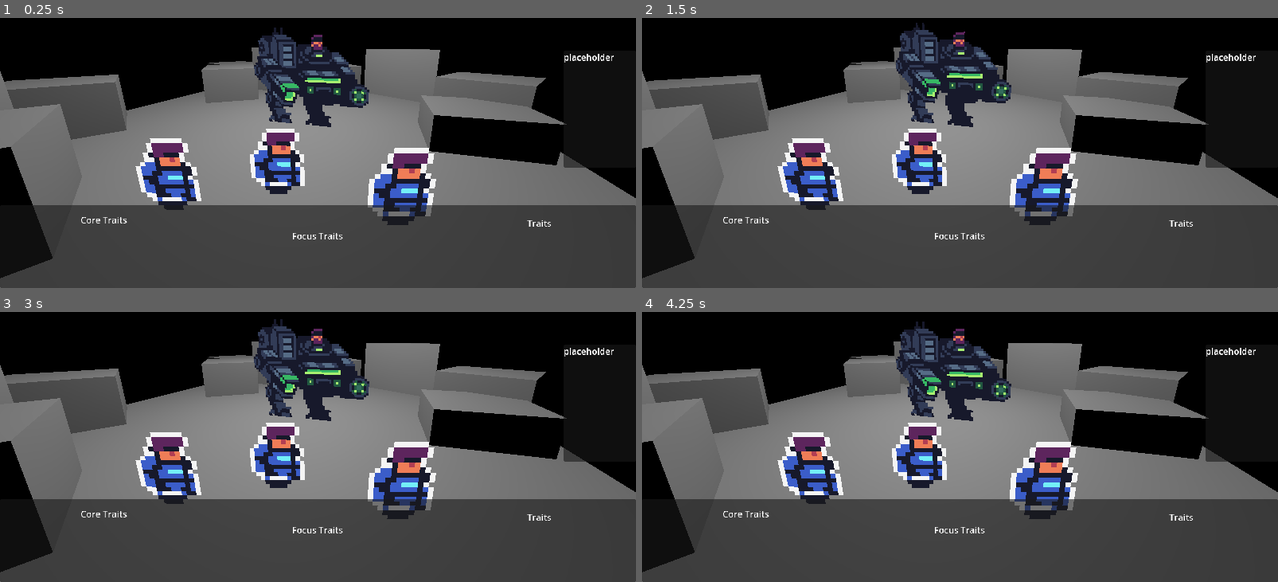
Above: before the commit, frames 1-4 (two rows, left to right).
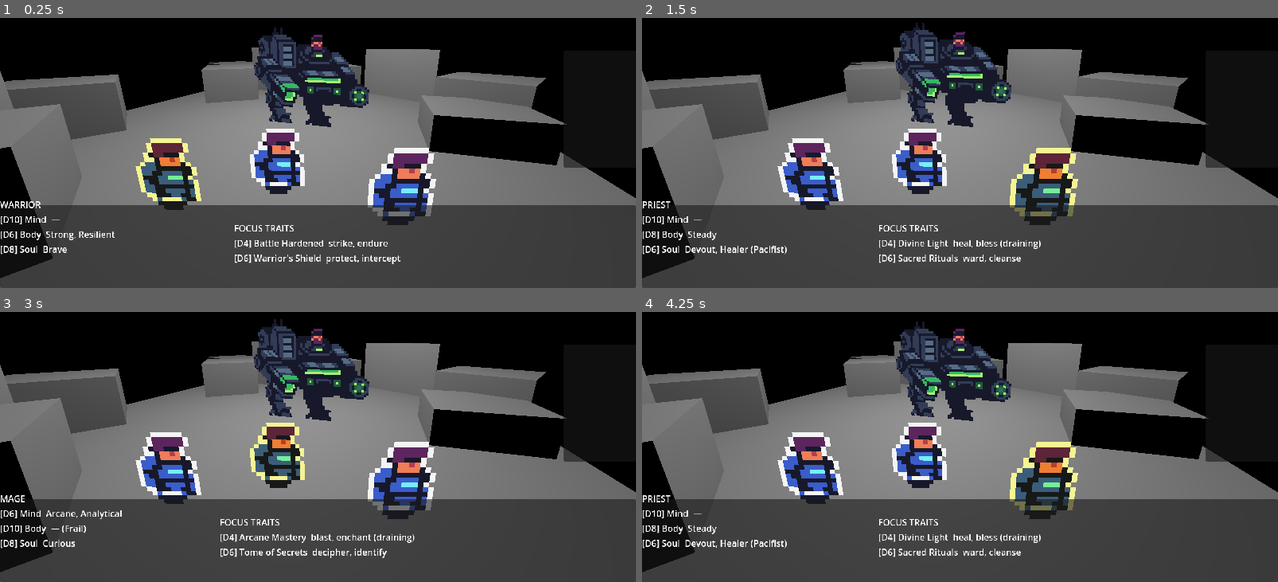
Above: after the commit, the same moments.

Repository: fabvarisco/shift-game-jam
Game: Godot game, scene res://assets/placeholder/combat_sandbox.tscn
The game is run twice, just before and just after one commit, with the same random seed, the same clock (stepped at 60 frames per second) and the same inputs. This scene is started directly instead of the project's main scene.
Inputs (mouse positions are in pixels of both pictures, inside the frame that each line leads up to):
- Up to frame 1 (0.25 s): no input
- Up to frame 2 (1.5 s): tap Enter (ui_accept) at 0.5, 0.77 s; move the mouse to (1099, 90) at 0.52 s; tap Tab at 0.6, 1.35 s; click (1099, 90) at 0.67 s; move the mouse to (832, 126) at 1.27 s; click (832, 126) at 1.42 s
- Up to frame 3 (3 s): tap Enter (ui_accept) at 1.52 s; move the mouse to (381, 325) at 2.02 s; tap Tab at 2.1, 2.85 s; click (381, 325) at 2.17 s; move the mouse to (286, 474) at 2.77 s; click (286, 474) at 2.92 s
- Up to frame 4 (4.25 s): tap Enter (ui_accept) at 3.02, 3.77 s; move the mouse to (1150, 457) at 3.52 s; tap Tab at 3.6 s; click (1150, 457) at 3.67 s

The runs differ from the first frame. In frame 1, 2.8% of the frame differs, in the area x 0-97%, y 13-92%; in frame 2, 3.1%, in the area x 0-97%, y 13-91%; in frame 3, 2.6%; in frame 4, 3.1%.

Commit message:
wip combat ui

Diff:
--- a/assets/placeholder/combat_sandbox.tscn
+++ b/assets/placeholder/combat_sandbox.tscn
@@ -1,7 +1,6 @@
-[gd_scene load_steps=9 format=3 uid="uid://bavwijjwwwt7a"]
+[gd_scene load_steps=8 format=3 uid="uid://bavwijjwwwt7a"]
 
 [ext_resource type="PackedScene" uid="uid://d2j67qiy4o7p3" path="res://scenes/combat/combat_master.tscn" id="1_3pn2o"]
-[ext_resource type="PackedScene" uid="uid://du48cpbxgkshn" path="res://scenes/combat/combat_ui.tscn" id="2_yb411"]
 [ext_resource type="PackedScene" uid="uid://wugy0pn73qjh" path="res://assets/placeholder/obstacle_1.tscn" id="3_ha2qg"]
 [ext_resource type="PackedScene" uid="uid://cnh8hyqnkk2mp" path="res://assets/placeholder/sprites/entity_combat.tscn" id="4_wc4or"]
 [ext_resource type="Resource" uid="uid://b1warriortst1" path="res://resources/characters/character_warrior.tres" id="5_hocni"]
@@ -10,8 +9,6 @@
 [ext_resource type="Resource" uid="uid://b4bosstest01" path="res://resources/characters/boss_test.tres" id="8_hocni"]
 
 [node name="CombatSandbox" instance=ExtResource("1_3pn2o")]
-
-[node name="CombatUI" parent="." index="0" instance=ExtResource("2_yb411")]
 
 [node name="Obstacle1" parent="Enviroment" index="1" instance=ExtResource("3_ha2qg")]
 transform = Transform3D(0.36130092, 0, 0, 0, 0.5777379, 0, 0, 0, 0.33171624, 0.7425703, -0.15728432, 0)
@@ -43,7 +40,7 @@
 [node name="Obstacle7" parent="Enviroment" index="10" instance=ExtResource("3_ha2qg")]
 transform = Transform3D(0.45176026, 0, -0.047334738, 0, 0.81777877, 0, 0.2785338, 0, 0.07677326, 0.49104583, -0.07794279, -0.7402838)
 
-[node name="Camera3D" parent="." index="2"]
+[node name="Camera3D" parent="." index="1"]
 transform = Transform3D(0.96073073, -0.07351903, 0.2675657, 0, 0.96426207, 0.26495034, -0.27748233, -0.2545459, 0.92639625, 0.3956747, 0.3575473, 0.9919565)
 
 [node name="Warrior" parent="PlayerParty" index="0" instance=ExtResource("4_wc4or")]
--- a/assets/placeholder/sprites/entity_combat.tscn
+++ b/assets/placeholder/sprites/entity_combat.tscn
@@ -1,6 +1,9 @@
-[gd_scene load_steps=2 format=3 uid="uid://cnh8hyqnkk2mp"]
+[gd_scene load_steps=3 format=3 uid="uid://cnh8hyqnkk2mp"]
 
 [ext_resource type="Script" uid="uid://dxtq3orelormk" path="res://scripts/combat/entity_combat.gd" id="1_script"]
+
+[sub_resource type="BoxShape3D" id="BoxShape3D_click"]
+size = Vector3(0.5, 1.0, 0.5)
 
 [node name="EntityCombat" type="Node3D"]
 script = ExtResource("1_script")
@@ -8,3 +11,8 @@
 [node name="Sprite" type="AnimatedSprite3D" parent="."]
 texture_filter = 0
 autoplay = "default"
+
+[node name="Area3D" type="Area3D" parent="."]
+
+[node name="CollisionShape3D" type="CollisionShape3D" parent="Area3D"]
+shape = SubResource("BoxShape3D_click")
--- a/project.godot
+++ b/project.godot
@@ -29,6 +29,10 @@
 
 enabled=PackedStringArray("res://addons/rpg_dialog_system/plugin.cfg")
 
+[internationalization]
+
+locale/translations=PackedStringArray("res://addons/rpg_dialog_system/dialogs/example.en.translation", "res://addons/rpg_dialog_system/dialogs/example.pt_BR.translation")
+
 [network]
 
 tls/certificate_bundle_override="/etc/ssl/certs/ca-certificates.crt"
--- a/resources/characters/boss_test.tres
+++ b/resources/characters/boss_test.tres
@@ -7,27 +7,18 @@
 [sub_resource type="Resource" id="Resource_body"]
 script = ExtResource("2_trait")
 keywords = Array[String](["Massive", "Armored"])
-dice = 4
-metadata/_custom_type_script = "uid://caved0l2c4nol"
-
-[sub_resource type="Resource" id="Resource_mental"]
-script = ExtResource("2_trait")
-keywords = Array[String](["Cunning"])
-dice = 2
 metadata/_custom_type_script = "uid://caved0l2c4nol"
 
 [sub_resource type="Resource" id="Resource_soul"]
 script = ExtResource("2_trait")
 drawbacks = Array[String](["Wrathful"])
 keywords = Array[String](["Menacing"])
-dice = 2
 metadata/_custom_type_script = "uid://caved0l2c4nol"
 
 [resource]
 script = ExtResource("1_stats")
 name = "Boss"
 sprite = ExtResource("3_frames")
-mental = SubResource("Resource_mental")
 body = SubResource("Resource_body")
 soul = SubResource("Resource_soul")
 metadata/_custom_type_script = "uid://crxa525j8eiet"
--- a/resources/characters/character_mage.tres
+++ b/resources/characters/character_mage.tres
@@ -7,25 +7,47 @@
 [sub_resource type="Resource" id="Resource_body"]
 script = ExtResource("2_trait")
 drawbacks = Array[String](["Frail"])
+description = "A body neglected in favor of study — easily worn down."
+die = 3
 metadata/_custom_type_script = "uid://caved0l2c4nol"
 
-[sub_resource type="Resource" id="Resource_mental"]
+[sub_resource type="Resource" id="Resource_focus_primary"]
 script = ExtResource("2_trait")
-keywords = Array[String](["Arcane", "Scholar"])
-dice = 3
+drawbacks = Array[String](["draining"])
+keywords = Array[String](["blast", "enchant"])
+description = "Raw magical power channeled through years of grueling study."
+metadata/_custom_type_script = "uid://caved0l2c4nol"
+
+[sub_resource type="Resource" id="Resource_focus_secondary"]
+script = ExtResource("2_trait")
+keywords = Array[String](["decipher", "identify"])
+description = "An ancient compendium of arcane lore and forgotten secrets."
+die = 1
+metadata/_custom_type_script = "uid://caved0l2c4nol"
+
+[sub_resource type="Resource" id="Resource_mind"]
+script = ExtResource("2_trait")
+keywords = Array[String](["Arcane", "Analytical"])
+description = "A sharp intellect attuned to the patterns of magic and the world."
+die = 1
 metadata/_custom_type_script = "uid://caved0l2c4nol"
 
 [sub_resource type="Resource" id="Resource_soul"]
 script = ExtResource("2_trait")
 keywords = Array[String](["Curious"])
-dice = 1
+description = "A deep fascination with the unknown that borders on recklessness."
+die = 2
 metadata/_custom_type_script = "uid://caved0l2c4nol"
 
 [resource]
 script = ExtResource("1_stats")
 name = "Mage"
 sprite = ExtResource("3_frames")
-mental = SubResource("Resource_mental")
+mind = SubResource("Resource_mind")
 body = SubResource("Resource_body")
 soul = SubResource("Resource_soul")
+focus_traits = Dictionary[String, ExtResource("2_trait")]({
+"Arcane Mastery": SubResource("Resource_focus_primary"),
+"Tome of Secrets": SubResource("Resource_focus_secondary")
+})
 metadata/_custom_type_script = "uid://crxa525j8eiet"
--- a/resources/characters/character_priest.tres
+++ b/resources/characters/character_priest.tres
@@ -7,27 +7,47 @@
 [sub_resource type="Resource" id="Resource_body"]
 script = ExtResource("2_trait")
 keywords = Array[String](["Steady"])
-dice = 1
+description = "A composed presence that holds firm under pressure."
+die = 2
 metadata/_custom_type_script = "uid://caved0l2c4nol"
 
-[sub_resource type="Resource" id="Resource_mental"]
+[sub_resource type="Resource" id="Resource_focus_primary"]
 script = ExtResource("2_trait")
-keywords = Array[String](["Wise"])
-dice = 1
+drawbacks = Array[String](["draining"])
+keywords = Array[String](["heal", "bless"])
+description = "Sacred energy that mends wounds and fills allies with divine resolve."
+metadata/_custom_type_script = "uid://caved0l2c4nol"
+
+[sub_resource type="Resource" id="Resource_focus_secondary"]
+script = ExtResource("2_trait")
+keywords = Array[String](["ward", "cleanse"])
+description = "Ancient ceremonies that shield allies and purify corruption."
+die = 1
+metadata/_custom_type_script = "uid://caved0l2c4nol"
+
+[sub_resource type="Resource" id="Resource_mind"]
+script = ExtResource("2_trait")
+description = "Devoted to doctrine rather than independent thought."
+die = 3
 metadata/_custom_type_script = "uid://caved0l2c4nol"
 
 [sub_resource type="Resource" id="Resource_soul"]
 script = ExtResource("2_trait")
 drawbacks = Array[String](["Pacifist"])
 keywords = Array[String](["Devout", "Healer"])
-dice = 3
+description = "A spirit of unwavering faith and compassion, though reluctant to bring harm."
+die = 1
 metadata/_custom_type_script = "uid://caved0l2c4nol"
 
 [resource]
 script = ExtResource("1_stats")
 name = "Priest"
 sprite = ExtResource("3_frames")
-mental = SubResource("Resource_mental")
+mind = SubResource("Resource_mind")
 body = SubResource("Resource_body")
 soul = SubResource("Resource_soul")
+focus_traits = Dictionary[String, ExtResource("2_trait")]({
+"Divine Light": SubResource("Resource_focus_primary"),
+"Sacred Rituals": SubResource("Resource_focus_secondary")
+})
 metadata/_custom_type_script = "uid://crxa525j8eiet"
--- a/resources/characters/character_warrior.tres
+++ b/resources/characters/character_warrior.tres
@@ -7,26 +7,45 @@
 [sub_resource type="Resource" id="Resource_body"]
 script = ExtResource("2_trait")
 keywords = Array[String](["Strong", "Resilient"])
-dice = 3
+description = "A body forged by years of combat and hardship."
+die = 1
 metadata/_custom_type_script = "uid://caved0l2c4nol"
 
-[sub_resource type="Resource" id="Resource_mental"]
+[sub_resource type="Resource" id="Resource_focus_primary"]
 script = ExtResource("2_trait")
-drawbacks = Array[String](["Hot-headed"])
-keywords = Array[String](["Tactics"])
+keywords = Array[String](["strike", "endure"])
+description = "Years of battle have turned combat into second nature."
+metadata/_custom_type_script = "uid://caved0l2c4nol"
+
+[sub_resource type="Resource" id="Resource_focus_secondary"]
+script = ExtResource("2_trait")
+keywords = Array[String](["protect", "intercept"])
+description = "A stalwart defender who puts their body between blade and ally."
+die = 1
+metadata/_custom_type_script = "uid://caved0l2c4nol"
+
+[sub_resource type="Resource" id="Resource_mind"]
+script = ExtResource("2_trait")
+description = "Not a natural strategist, but reads the battlefield through instinct."
+die = 3
 metadata/_custom_type_script = "uid://caved0l2c4nol"
 
 [sub_resource type="Resource" id="Resource_soul"]
 script = ExtResource("2_trait")
 keywords = Array[String](["Brave"])
-dice = 1
+description = "Fearless in the face of danger, rallying allies through action."
+die = 2
 metadata/_custom_type_script = "uid://caved0l2c4nol"
 
 [resource]
 script = ExtResource("1_stats")
 name = "Warrior"
 sprite = ExtResource("3_frames")
-mental = SubResource("Resource_mental")
+mind = SubResource("Resource_mind")
 body = SubResource("Resource_body")
 soul = SubResource("Resource_soul")
+focus_traits = Dictionary[String, ExtResource("2_trait")]({
+"Battle Hardened": SubResource("Resource_focus_primary"),
+"Warrior's Shield": SubResource("Resource_focus_secondary")
+})
 metadata/_custom_type_script = "uid://crxa525j8eiet"
--- a/scenes/combat/combat_master.tscn
+++ b/scenes/combat/combat_master.tscn
@@ -1,7 +1,8 @@
-[gd_scene load_steps=4 format=3 uid="uid://d2j67qiy4o7p3"]
+[gd_scene load_steps=5 format=3 uid="uid://d2j67qiy4o7p3"]
 
 [ext_resource type="PackedScene" uid="uid://ct5i8gwhnjwpg" path="res://assets/placeholder/floor.tscn" id="1_gs0pq"]
 [ext_resource type="Script" uid="uid://bmpv346a56miu" path="res://scripts/combat/combat_master.gd" id="1_ttqmc"]
+[ext_resource type="PackedScene" uid="uid://du48cpbxgkshn" path="res://scenes/combat/combat_ui.tscn" id="3_combatui"]
 
 [sub_resource type="Environment" id="Environment_gs0pq"]
 background_mode = 1
@@ -27,3 +28,5 @@
 [node name="PlayerParty" type="Node3D" parent="."]
 
 [node name="EnemyParty" type="Node3D" parent="."]
+
+[node name="CombatUI" parent="." instance=ExtResource("3_combatui")]
--- a/scenes/combat/combat_ui.tscn
+++ b/scenes/combat/combat_ui.tscn
@@ -1,6 +1,9 @@
-[gd_scene format=3 uid="uid://du48cpbxgkshn"]
+[gd_scene load_steps=2 format=3 uid="uid://du48cpbxgkshn"]
+
+[ext_resource type="Script" uid="uid://dcombatui0001" path="res://scripts/combat/combat_ui.gd" id="1_uiscript"]
 
 [node name="CombatUI" type="CanvasLayer"]
+script = ExtResource("1_uiscript")
 
 [node name="Control" type="Control" parent="."]
 layout_mode = 3
@@ -43,63 +46,14 @@
 layout_mode = 2
 size_flags_horizontal = 3
 
-[node name="Panel" type="Panel" parent="Control/TraitsControl/TraitsPanel/HBoxContainer/CoreTraitsBox"]
-layout_mode = 2
-size_flags_horizontal = 4
-size_flags_vertical = 4
-
-[node name="Label" type="Label" parent="Control/TraitsControl/TraitsPanel/HBoxContainer/CoreTraitsBox/Panel"]
-layout_mode = 1
-offset_left = -44.0
-offset_top = 28.0
-offset_right = 41.0
-offset_bottom = 77.0
-text = "Core Traits
-"
-
 [node name="FocusTraitsBox" type="VBoxContainer" parent="Control/TraitsControl/TraitsPanel/HBoxContainer"]
 layout_mode = 2
 size_flags_horizontal = 6
 size_flags_vertical = 4
 
-[node name="Panel" type="Panel" parent="Control/TraitsControl/TraitsPanel/HBoxContainer/FocusTraitsBox"]
-layout_mode = 2
-size_flags_horizontal = 4
-size_flags_vertical = 4
-
-[node name="Label" type="Label" parent="Control/TraitsControl/TraitsPanel/HBoxContainer/FocusTraitsBox/Panel"]
-layout_mode = 1
-anchors_preset = 8
-anchor_left = 0.5
-anchor_top = 0.5
-anchor_right = 0.5
-anchor_bottom = 0.5
-offset_left = -46.5
-offset_top = -24.5
-offset_right = 46.5
-offset_bottom = 24.5
-grow_horizontal = 2
-grow_vertical = 2
-text = "Focus Traits
-"
-
 [node name="TraitsBox" type="VBoxContainer" parent="Control/TraitsControl/TraitsPanel/HBoxContainer"]
 layout_mode = 2
 size_flags_horizontal = 3
-
-[node name="Panel" type="Panel" parent="Control/TraitsControl/TraitsPanel/HBoxContainer/TraitsBox"]
-layout_mode = 2
-size_flags_horizontal = 4
-size_flags_vertical = 4
-
-[node name="Label" type="Label" parent="Control/TraitsControl/TraitsPanel/HBoxContainer/TraitsBox/Panel"]
-layout_mode = 0
-offset_left = -6.0
-offset_top = 34.0
-offset_right = 38.0
-offset_bottom = 83.0
-text = "Traits
-"
 
 [node name="OrderControl" type="Control" parent="."]
 layout_mode = 3
@@ -130,7 +84,3 @@
 anchor_right = 0.99236643
 anchor_bottom = 1.009434
 metadata/_edit_use_anchors_ = true
-
-[node name="Label" type="Label" parent="OrderControl/OrderPanel/VBoxContainer"]
-layout_mode = 2
-text = "placeholder"
--- /dev/null
+++ b/scenes/sandbox.tscn
@@ -0,0 +1,6 @@
+[gd_scene load_steps=2 format=3 uid="uid://bss62afhet2r5"]
+
+[ext_resource type="Script" uid="uid://cqq1bgcfxd6p7" path="res://scripts/sandbox.gd" id="1_2ddto"]
+
+[node name="Sandbox" type="Node3D"]
+script = ExtResource("1_2ddto")
--- a/scripts/combat/combat_master.gd
+++ b/scripts/combat/combat_master.gd
@@ -1,4 +1,6 @@
 extends Node3D
+
+signal entity_selected(entity: EntityCombat)
 
 const ENTITY_SCENE: PackedScene = preload("res://assets/placeholder/sprites/entity_combat.tscn")
 const PARTY_SPACING := 0.6
@@ -7,12 +9,27 @@
 @onready var enemy_party_node: Node3D = $EnemyParty
 
 var combat_order: Array[EntityCombat] = []
+var player_entities: Array[EntityCombat] = []
+var selected_entity: EntityCombat = null
 
 func _ready() -> void:
 	_spawn_party(Player.player_party, player_party_node, +1.0)
 	_spawn_party(World.pending_enemy_party, enemy_party_node, -1.0)
 	World.pending_enemy_party = []
+	_register_existing(player_party_node, true)
+	_register_existing(enemy_party_node, false)
+	$CombatUI.connect_to_master(self)
+	if not player_entities.is_empty():
+		_select_entity(player_entities[0])
 
+func _register_existing(parent: Node3D, is_player_side: bool) -> void:
+	for child in parent.get_children():
+		if child is EntityCombat and child not in combat_order:
+			combat_order.append(child)
+			if is_player_side:
+				child.is_player = true
+				child.selected.connect(_on_entity_selected)
+				player_entities.append(child)
 
 func _spawn_party(party: Array[EntityStats], parent: Node3D, side: float) -> void:
 	for i in party.size():
@@ -21,3 +38,27 @@
 		entity.position = Vector3(side * 0.5, 0, (i - (party.size() - 1) / 2.0) * PARTY_SPACING)
 		parent.add_child(entity)
 		combat_order.append(entity)
+		if parent == player_party_node:
+			entity.is_player = true
+			entity.selected.connect(_on_entity_selected)
+			player_entities.append(entity)
+
+func _input(event: InputEvent) -> void:
+	if event is InputEventKey \
+			and event.keycode == KEY_TAB \
+			and event.pressed \
+			and not event.echo:
+		if player_entities.is_empty():
+			return
+		var idx := (player_entities.find(selected_entity) + 1) % player_entities.size()
+		_select_entity(player_entities[idx])
+
+func _select_entity(entity: EntityCombat) -> void:
+	if selected_entity:
+		selected_entity.set_selected(false)
+	selected_entity = entity
+	entity.set_selected(true)
+	entity_selected.emit(entity)
+
+func _on_entity_selected(entity: EntityCombat) -> void:
+	_select_entity(entity)
--- /dev/null
+++ b/scripts/combat/combat_ui.gd
@@ -0,0 +1,42 @@
+extends CanvasLayer
+
+const DICE_LABEL: Dictionary = {0: "D4", 1: "D6", 2: "D8", 3: "D10", 4: "D12", 5: "[X]"}
+
+@onready var core_box: VBoxContainer = $Control/TraitsControl/TraitsPanel/HBoxContainer/CoreTraitsBox
+@onready var focus_box: VBoxContainer = $Control/TraitsControl/TraitsPanel/HBoxContainer/FocusTraitsBox
+
+func connect_to_master(master: Node) -> void:
+	master.entity_selected.connect(_on_entity_selected)
+
+func _on_entity_selected(entity: EntityCombat) -> void:
+	_update_traits(entity.stats)
+
+func _update_traits(stats: EntityStats) -> void:
+	_clear(core_box)
+	_clear(focus_box)
+
+	_add_title(core_box, stats.name)
+	_add_trait_row(core_box, "Mind", stats.mind)
+	_add_trait_row(core_box, "Body", stats.body)
+	_add_trait_row(core_box, "Soul", stats.soul)
+
+	_add_title(focus_box, "Focus Traits")
+	for trait_name: String in stats.focus_traits:
+		_add_trait_row(focus_box, trait_name, stats.focus_traits[trait_name])
+
+func _clear(box: VBoxContainer) -> void:
+	for child in box.get_children():
+		child.queue_free()
+
+func _add_title(box: VBoxContainer, text: String) -> void:
+	var lbl := Label.new()
+	lbl.text = text.to_upper()
+	box.add_child(lbl)
+
+func _add_trait_row(box: VBoxContainer, label_name: String, data: TraitData) -> void:
+	var lbl := Label.new()
+	var die: String = DICE_LABEL.get(data.die, "?")
+	var kw: String = ", ".join(data.keywords) if not data.keywords.is_empty() else "—"
+	var db: String = " (%s)" % ", ".join(data.drawbacks) if not data.drawbacks.is_empty() else ""
+	lbl.text = "[%s] %s  %s%s" % [die, label_name, kw, db]
+	box.add_child(lbl)
--- a/scripts/combat/entity_combat.gd
+++ b/scripts/combat/entity_combat.gd
@@ -1,5 +1,7 @@
 extends Node3D
 class_name EntityCombat
+
+signal selected(entity: EntityCombat)
 
 @export var stats: EntityStats:
 	set(value):
@@ -7,11 +9,14 @@
 		if is_node_ready():
 			_apply_stats()
 
+var is_player: bool = false
+
 @onready var sprite: AnimatedSprite3D = $Sprite
+@onready var area: Area3D = $Area3D
 
 func _ready() -> void:
 	_apply_stats()
-
+	area.input_event.connect(_on_area_input_event)
 
 func _apply_stats() -> void:
 	if stats == null:
@@ -19,3 +24,13 @@
 	if stats.sprite != null:
 		sprite.sprite_frames = stats.sprite
 		sprite.play()
+
+func _on_area_input_event(_camera, event, _pos, _normal, _shape_idx) -> void:
+	if event is InputEventMouseButton \
+			and event.button_index == MOUSE_BUTTON_LEFT \
+			and event.pressed \
+			and is_player:
+		selected.emit(self)
+
+func set_selected(value: bool) -> void:
+	sprite.modulate = Color(1.4, 1.4, 0.6) if value else Color.WHITE
--- a/scripts/resources/entity_stats.gd
+++ b/scripts/resources/entity_stats.gd
@@ -5,7 +5,7 @@
 @export var sprite: SpriteFrames
 
 @export_group("Core Traits")
-@export var mental: TraitData = TraitData.new()
+@export var mind: TraitData = TraitData.new()
 @export var body: TraitData = TraitData.new()
 @export var soul: TraitData = TraitData.new()
 @export_group("")
--- a/scripts/resources/trait_data.gd
+++ b/scripts/resources/trait_data.gd
@@ -3,4 +3,5 @@
 
 @export var drawbacks: Array[String] = []
 @export var keywords: Array[String] = []
-@export var dice: System.Dice = System.Dice.D4
+@export var description: String
+@export var die: System.Dice = System.Dice.D4
--- /dev/null
+++ b/scripts/sandbox.gd
@@ -0,0 +1,8 @@
+extends Node3D
+
+const DialogScene = preload("res://addons/rpg_dialog_system/dialog_scene.tscn")
+
+func _ready() -> void:
+	var dialog = DialogScene.instantiate()
+	dialog.dialog_file = "res://addons/rpg_dialog_system/dialogs/example.json"
+	add_child(dialog)
--- a/scripts/utils/system.gd
+++ b/scripts/utils/system.gd
@@ -2,6 +2,8 @@
 class_name System
 
 enum Dice { D4, D6, D8, D10, D12, EXHAUSTED }
+enum Results { CRITICAL_SUCCESS, FAILURE, SUCCESS, CRITICAL_FAILURE, MITIGATED_SUCCESS }
+
 
 const DICES: Dictionary = {
     Dice.D4:       [1,2,3,4],
@@ -12,6 +14,15 @@
     Dice.EXHAUSTED:[0]
 }
 
+const RESULTS: Dictionary ={
+    Results.CRITICAL_SUCCESS: "CRITICAL_SUCCESS",
+    Results.SUCCESS: "SUCCESS",
+    Results.FAILURE: "FAILURE",
+    Results.CRITICAL_FAILURE: "CRITICAL_FAILURE",
+    Results.MITIGATED_SUCCESS: "MITIGATED_SUCCESS"
+}
+
+
 func get_dice(dice: Dice) -> Array[int]:
     return DICES.get(dice, [])
 
Not shown: 1 places in resources/characters/boss_test.tres that only renumber resources
Not shown: 1 places in resources/characters/character_mage.tres that only renumber resources
Not shown: 1 places in resources/characters/character_priest.tres that only renumber resources
Not shown: 1 places in resources/characters/character_warrior.tres that only renumber resources
Not shown, added: scripts/combat/combat_ui.gd.uid
Not shown, added: scripts/sandbox.gd.uid
